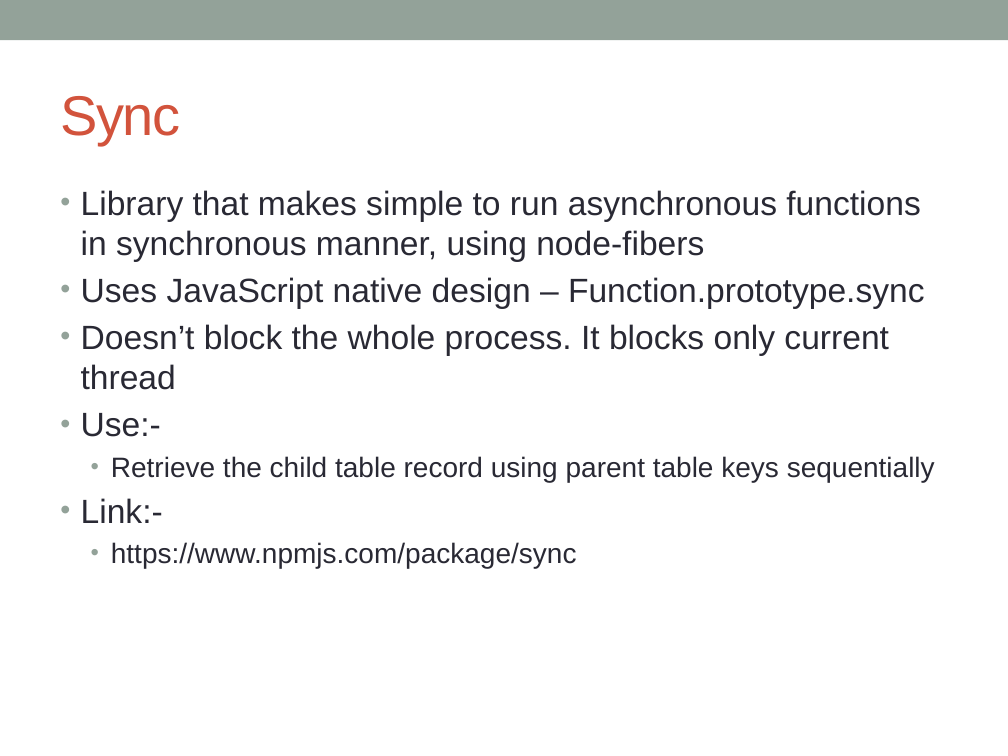
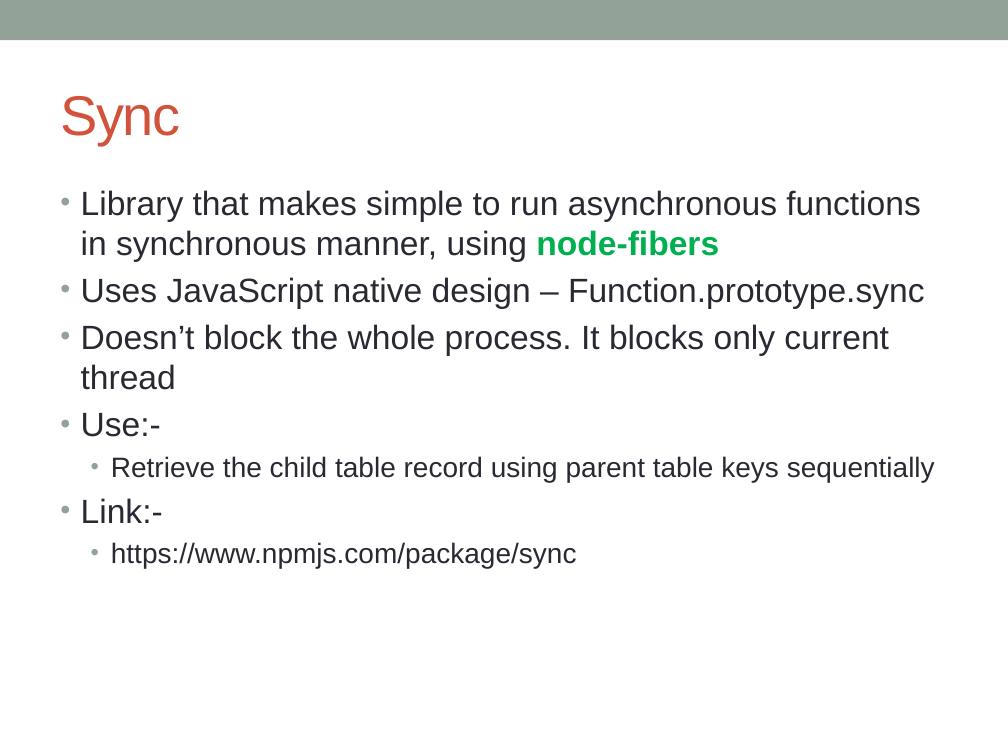
Before and after one commit to notionquest/ProjectDocumentation, a slide deck: slide 15 of NodeJS.pptx (slide 13 before the commit). Drawn at 1008x756 pixels with LibreOffice and Linux fonts; fonts in the diff are those of the drawing. Boxes give left, top, right and bottom in pixels: in the first picture for what was removed or moved away, otherwise in the second. Text is boxed around its words. In the diff, an @@ line names an element or a change of style, - is before the commit and + after.

Commit message:
NodeJS and AngJS some prac issues

```diff
--- a/NodeJS.pptx
+++ b/NodeJS.pptx
@@ text at <box>81,190,920,262</box>: text colour #292934 to #00B050, bold on in "node-fibers" @@
```
Also in this commit, not shown: 2 other slides changed, 2 slides added, 1 other file.
